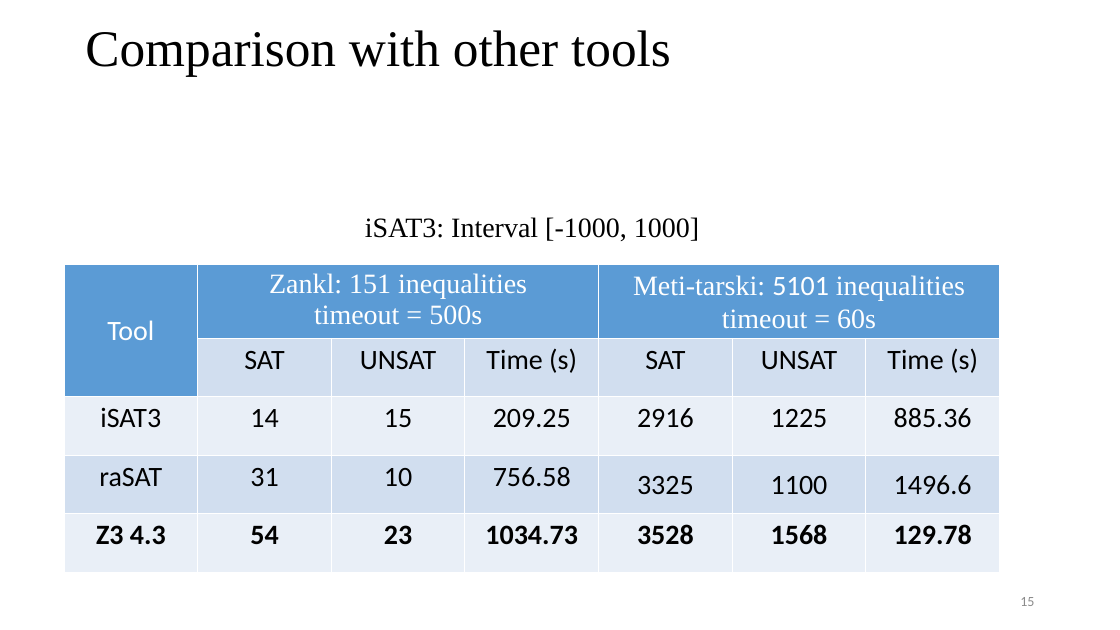
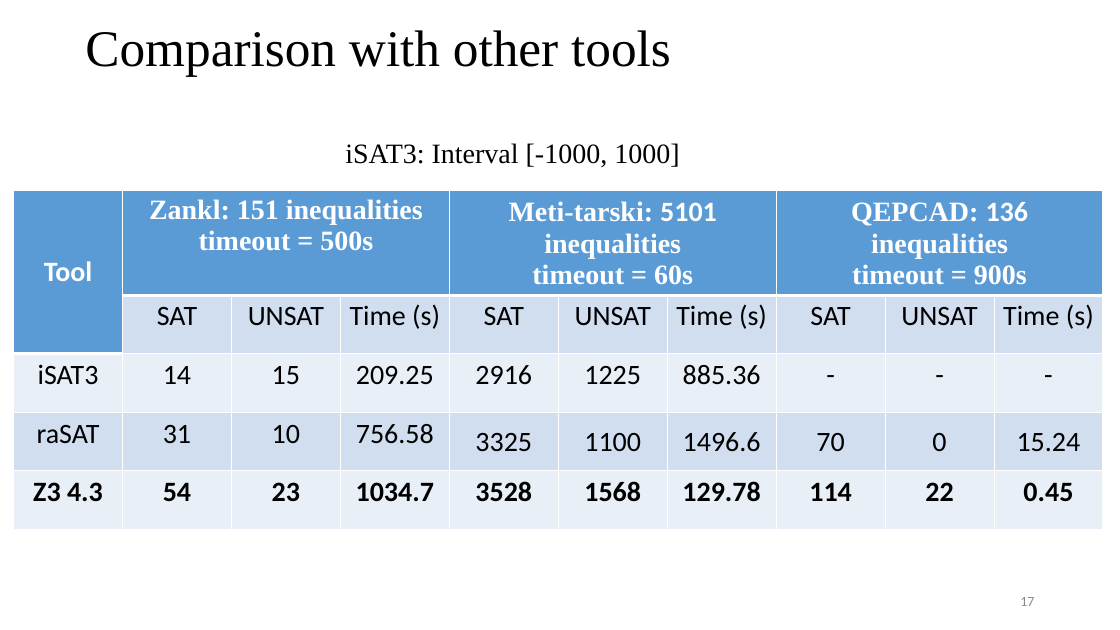
Before and after one commit to tungvx/raSAT, a slide deck: slide 17 of report/thesis/presentation.pptx (slide 15 before the commit). Drawn at 1120x630 pixels with LibreOffice and Linux fonts; fonts in the diff are those of the drawing. Boxes give left, top, right and bottom in pixels: in the first picture for what was removed or moved away, otherwise in the second. Text is boxed around its words. In the diff, an @@ line names an element or a change of style, - is before the commit and + after.

```diff
--- a/report/thesis/presentation.pptx
+++ b/report/thesis/presentation.pptx
@@ text "iSAT3: Interval [-1000, 1000]": place and size @@
-text "iSAT3: Interval [-1000, 1000]" at (365,217,699,241)
+text "iSAT3: Interval [-1000, 1000]" at (345,143,679,167)
@@ table at (13,191,1106,534) @@
-column 4, row 5: 1034.73
+column 4, row 5: 1034.7
+column 8: QEPCAD: 136 inequalities / timeout = 900s | SAT | - | 70 | 114
+column 9:  | UNSAT | - | 0 | 22
+column 10:  | Time (s) | - | 15.24 | 0.45
@@ table: place and size @@
-table at (64,265,999,575)
+table at (13,191,1106,534)
@@ page number at (1020,597,1034,606): text changed @@
-15
+17
```
Also in this commit, not shown: 10 other slides changed, 2 slides added, 1 other file.
